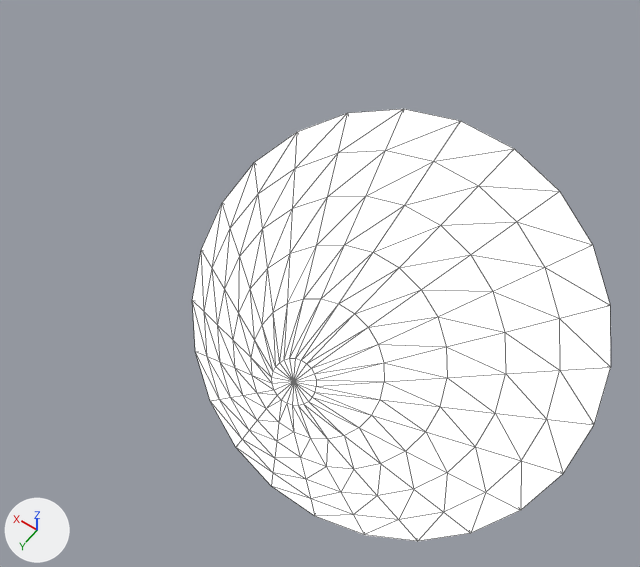
The OBJ model NorfolkVizApp/depends/models/F09.obj as it was, and as the next commit left it.
Camera for both pictures: a 50 mm camera at (-78.5, 297.4, -9.3) aimed at (-7.1, 197.5, -166.2). The axes (+X, +Y, +Z) are drawn at lower left. The lights are the same throughout. Mesh edges are drawn as thin lines. Where no turn or scale is listed for an object, it has been applied to the vertices.

Names of what the first picture shows: 'F09'.
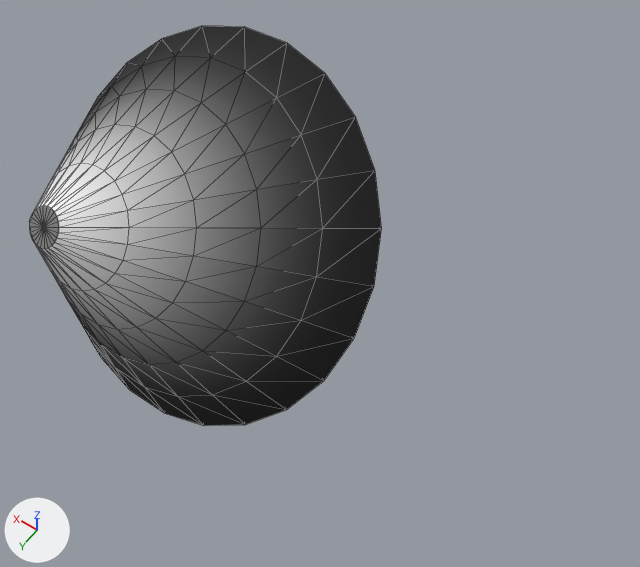
What differs and where, as boxes [x1, y1, x2, y2] in the pictures (640 x 567 px):
'F09', surface changed, mesh mirrored (white to grey)
    before: [192, 109, 611, 541]
    after: [29, 26, 382, 426]

The edits, one by one:
In material '17___Default' (mat_17___default), emission_strength is no longer 1.0.
me_f09 has 146 vertices, 288 faces and spans x -72.4..21.5, y 168.9..239.0, z -203.1..-131.0.
me_f09 is used by ob_f09; location (0.0, 0.0, 0.0).
me_f09 part 1: the whole mesh is mirrored in x about the mesh origin.
